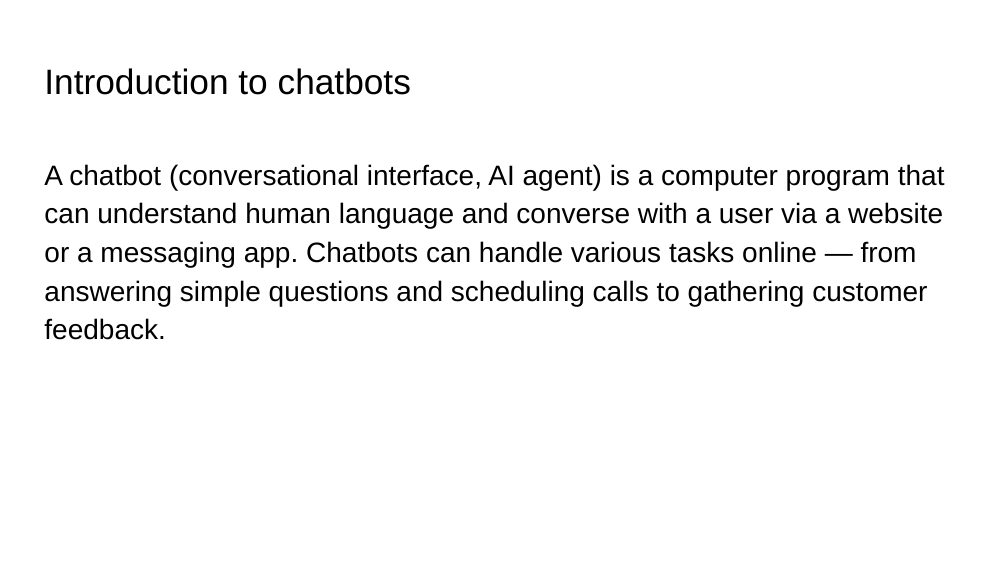
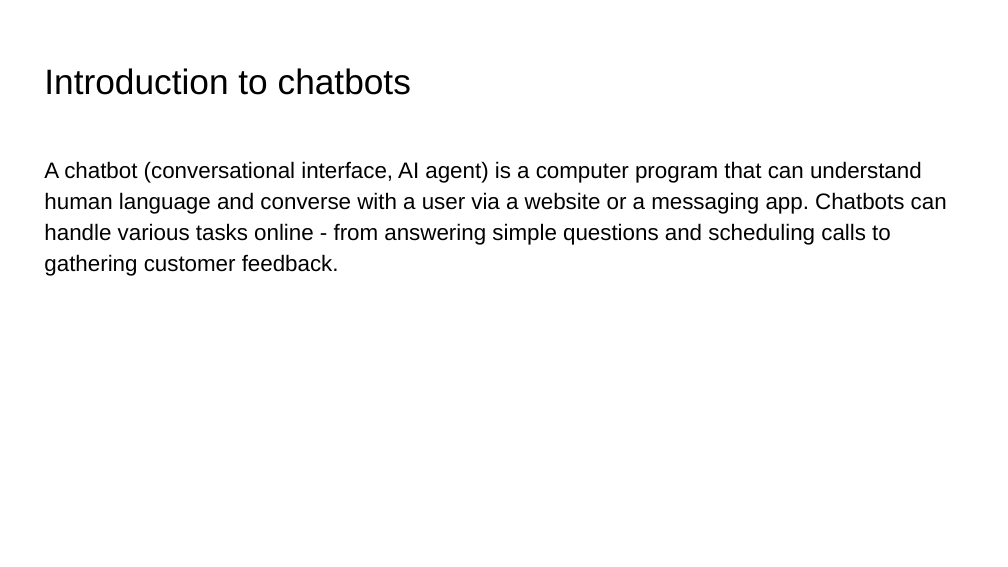
Before and after one commit to saurabhjojare/Chatbot-Response-System, a slide deck: slide 2 of Chatbot Response System.pptx. Drawn at 1008x567 pixels with LibreOffice and Linux fonts; fonts in the diff are those of the drawing. Boxes give left, top, right and bottom in pixels: in the first picture for what was removed or moved away, otherwise in the second. Text is boxed around its words. In the diff, an @@ line names an element or a change of style, - is before the commit and + after.

```diff
--- a/Chatbot Response System.pptx
+++ b/Chatbot Response System.pptx
@@ text at (x1=44, y1=161, x2=947, y2=276): text changed; size 20 to 16 pt @@
-A chatbot (conversational interface, AI agent) is a computer program that can understand human language and converse with a user via a website or a messaging app. Chatbots can handle various tasks online — from answering simple questions and scheduling calls to gathering customer feedback.
+A chatbot (conversational interface, AI agent) is a computer program that can understand human language and converse with a user via a website or a messaging app. Chatbots can handle various tasks online - from answering simple questions and scheduling calls to gathering customer feedback.
```
Also in this commit, not shown: 12 other slides changed, 3 slides added, 1 other file.
